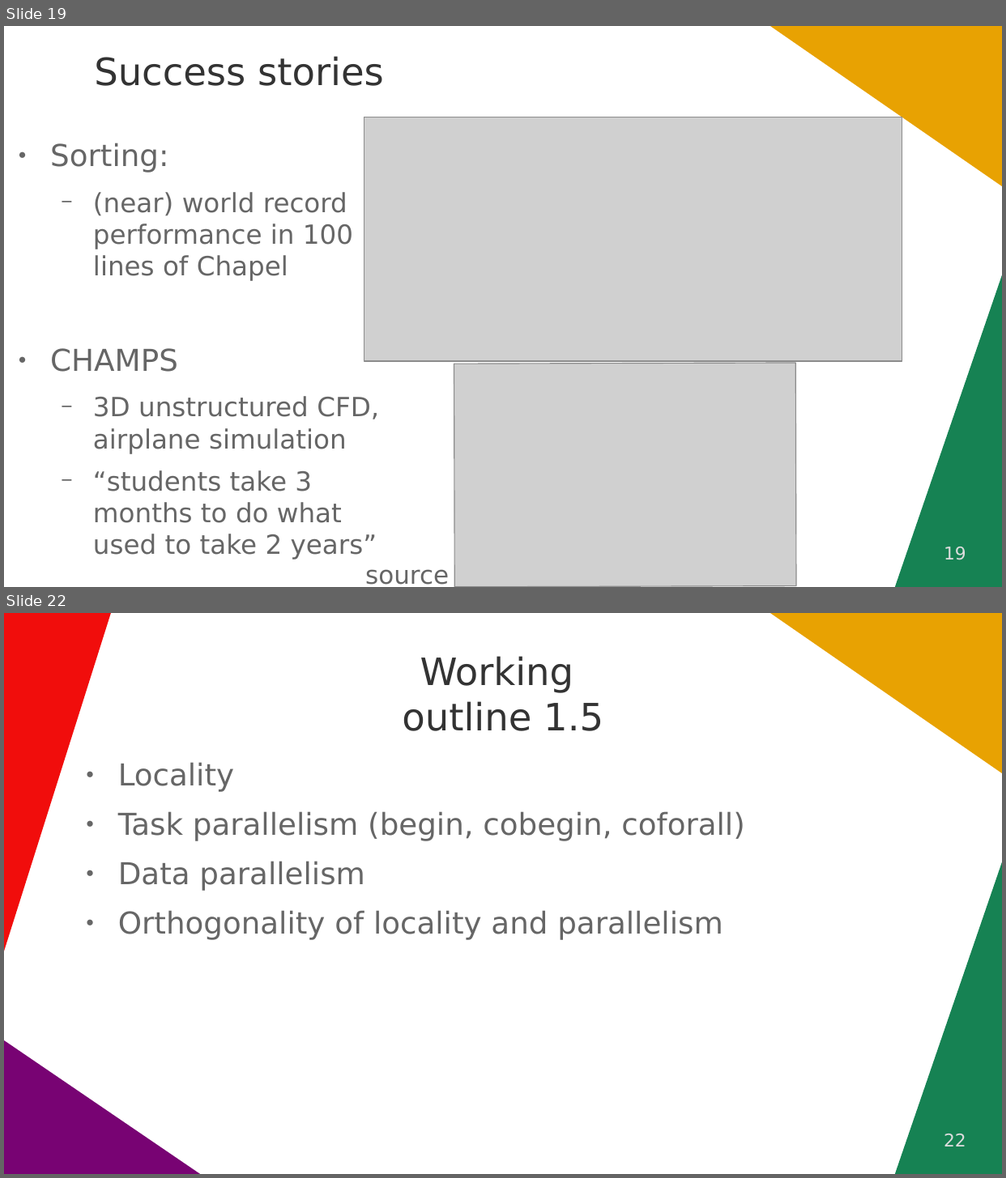
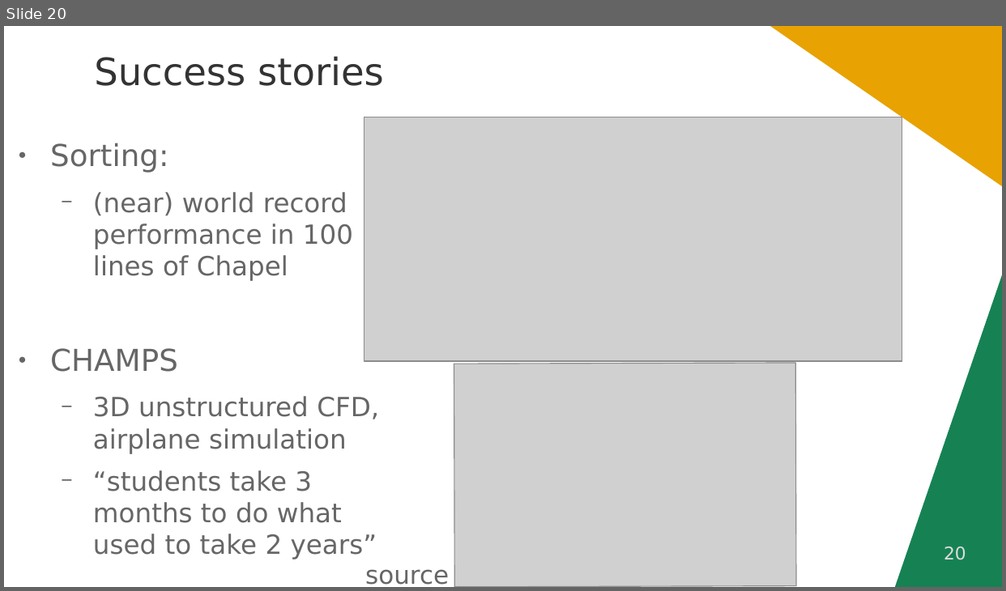
Before and after one commit to ghbrown/chapel-introduction, a slide deck: User introduction to Chapel - G. H. Brown.odp. Shown one above the other, each under a label of ours: slides 19 and 22 before the commit, slide 20 after it; the slides between them are not shown. The pictures are 1006x1178 and 1006x591 pixels, drawn with LibreOffice and Linux fonts; fonts in the diff are those of the drawing; grey boxes stand for pictures. Boxes give left, top, right and bottom in pixels: in the first picture for what was removed or moved away, otherwise in the second. Text is boxed around its words. In the diff, an @@ line names an element or a change of style, - is before the commit and + after.

```diff
--- a/User introduction to Chapel - G. H. Brown.odp
+++ b/User introduction to Chapel - G. H. Brown.odp
@@ slide 22 removed at [4,613,1002,1174], background #FFFFFF; not listed: 4 template elements that a slide beside it also shows @@
@@ title removed at [402,656,603,731] @@
-Working
-outline 1.5
@@ text removed at [118,762,744,940] @@
-● Locality
-● Task parallelism (begin, cobegin, coforall)
-● Data parallelism
-● Orthogonality of locality and parallelism
@@ page number removed at [944,1134,966,1147] @@
-22
@@ what was slide 19 is now slide 20 @@
@@ page number at [944,547,966,561]: text changed @@
-19
+20
```
Also in this commit, not shown: 5 slides changed, 1 slide added, 3 other slides removed, 1 other file.
